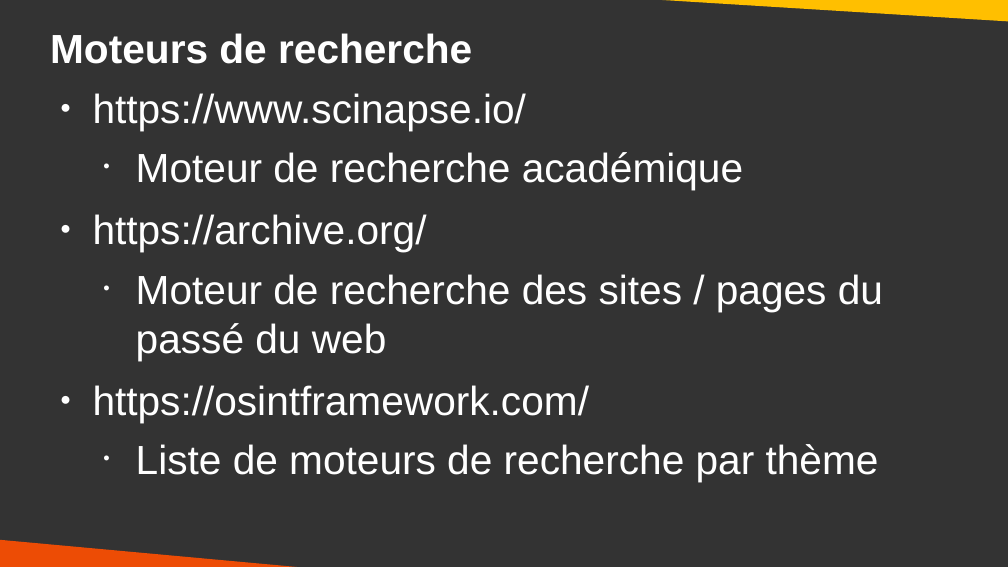
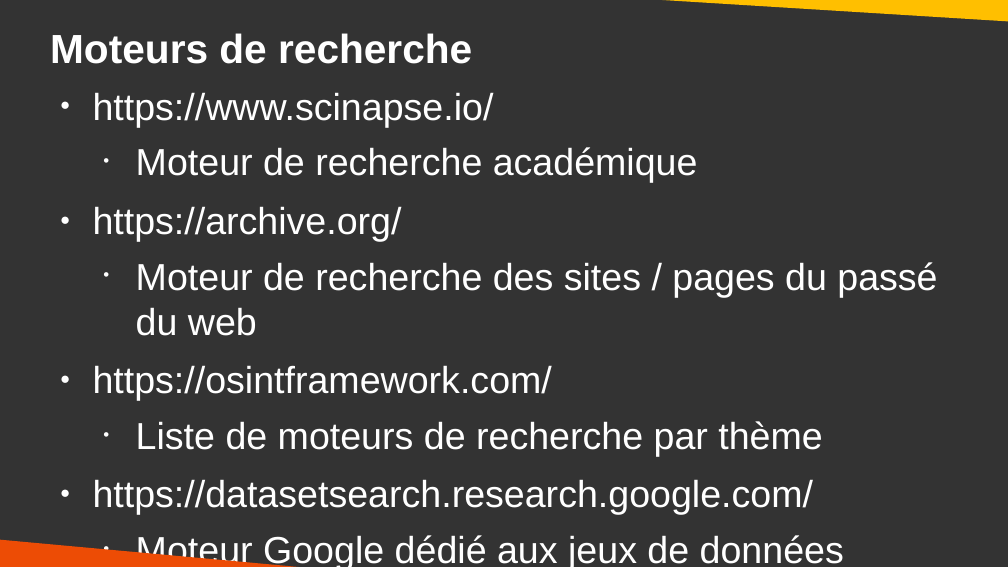
Before and after one commit to DanYellow/cours, a slide deck: slide 23 of data-journalisme-s4/travaux-pratiques/numero-1/presentation.odp. Drawn at 1008x567 pixels with LibreOffice and Linux fonts; fonts in the diff are those of the drawing. Boxes give left, top, right and bottom in pixels: in the first picture for what was removed or moved away, otherwise in the second. Text is boxed around its words. In the diff, an @@ line names an element or a change of style, - is before the commit and + after.

```diff
--- a/data-journalisme-s4/travaux-pratiques/numero-1/presentation.odp
+++ b/data-journalisme-s4/travaux-pratiques/numero-1/presentation.odp
@@ text at (93, 92, 937, 457): size 32 to 29.6 pt in "https://www.scinapse.io/", "Moteur de recherche académique", "https://archive.org/", "Moteur de recherche des sites / pages ..." and 2 more places @@
@@ text at (93, 479, 844, 567): paragraphs added @@
+● https://datasetsearch.research.google.com/
+  • Moteur Google dédié aux jeux de données
```
Also in this commit, not shown: 1 other slide changed, 12 other files.
